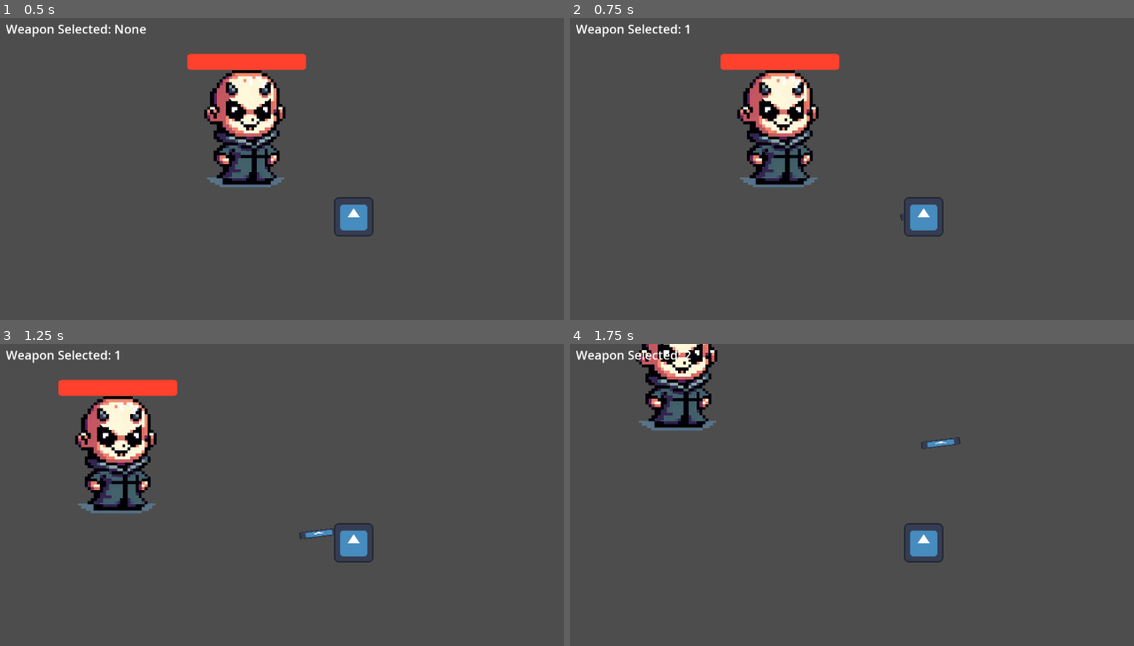
Above: before the commit, frames 1-4 (two rows, left to right).
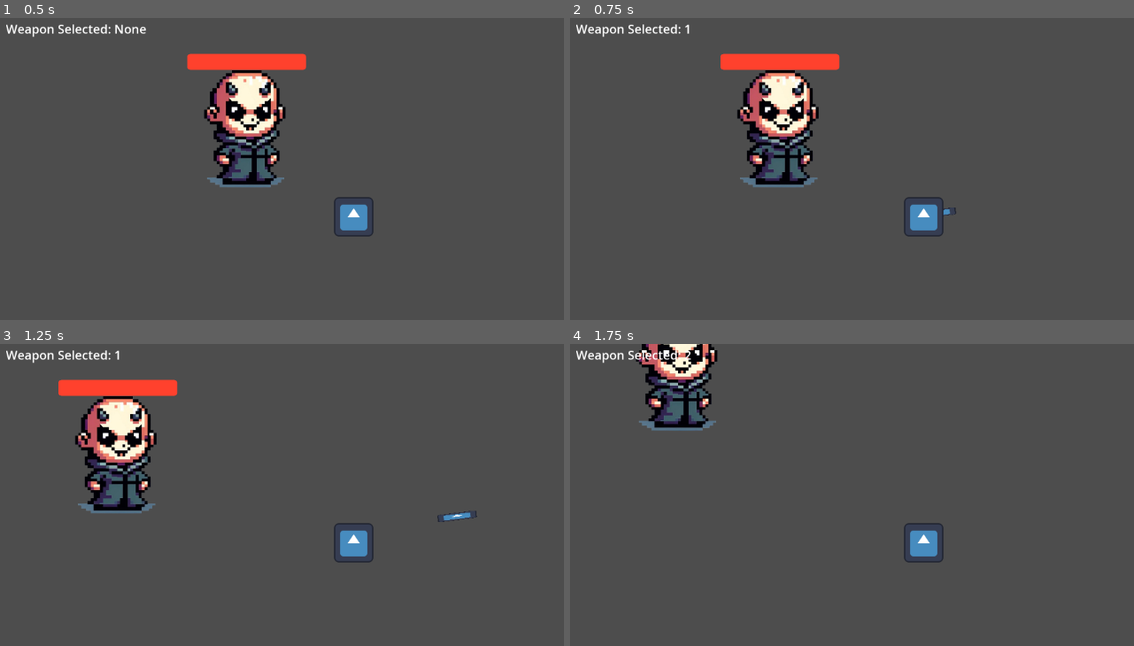
Above: after the commit, the same moments.

Repository: seanpen00/BossRushJam2024
Game: Godot game, scene res://Scenes/main_game.tscn
Two runs of this game, one before a commit and one after it. Both use one fixed random seed, a clock stepped at 60 frames per second and the inputs below. The engine's default icon, where the game draws it, is replaced by a stand-in: a white triangle on a blue panel in a dark square.
Inputs (mouse positions are in pixels of both pictures, inside the frame that each line leads up to):
- Up to frame 1 (0.5 s): no input
- Up to frame 2 (0.75 s): tap Enter at 0.5 s; move the mouse to (1077, 196) at 0.52 s; hold D (move_right) from 0.53 s (still down); hold 1 (weapon_1) from 0.53 s (still down); click (1077, 196) at 0.67 s
- Up to frame 3 (1.25 s): keep holding D (move_right); keep holding 1 (weapon_1)
- Up to frame 4 (1.75 s): move the mouse to (784, 561) at 1.27 s; release D (move_right) at 1.28 s; release 1 (weapon_1) at 1.28 s; hold S (move_down) from 1.28 s (still down); tap 2 (weapon_2) at 1.35 s

Frame 1 is identical in both runs. In frame 2, less than 0.1% of the frame differs, in the area x 58-69%, y 62-68%; in frame 3, 0.2%, in the area x 53-85%, y 55-65%; in frame 4, 0.1%.

Commit message:
Changed pebble stats

Diff:
--- a/Scenes/Weapons/Pebble/pebble.tscn
+++ b/Scenes/Weapons/Pebble/pebble.tscn
@@ -1,10 +1,16 @@
-[gd_scene load_steps=4 format=3 uid="uid://rif2jvcdmsuv"]
+[gd_scene load_steps=5 format=3 uid="uid://rif2jvcdmsuv"]
 
 [ext_resource type="Script" path="res://Scenes/Weapons/Pebble/pebble.gd" id="1_b5ucd"]
 [ext_resource type="Texture2D" uid="uid://kq7ikk4u2d5b" path="res://Scenes/Weapons/Pebble/pebble.png" id="1_tqvtr"]
 
 [sub_resource type="CircleShape2D" id="CircleShape2D_shsr1"]
 radius = 65.0308
+
+[sub_resource type="Curve2D" id="Curve2D_xn3qx"]
+_data = {
+"points": PackedVector2Array(0, 0, 0, 0, 95.3596, -1.78947, 0, 0, 0, 0, 210.926, -186.526, 0, 0, 0, 0, 318.845, -220.395, 0, 0, 0, 0, 453.106, -210.132, 0, 0, 0, 0, 521.936, -166)
+}
+point_count = 5
 
 [node name="Pebble" type="Area2D"]
 script = ExtResource("1_b5ucd")
@@ -17,3 +23,13 @@
 [node name="CollisionShape2D" type="CollisionShape2D" parent="."]
 position = Vector2(-1, 0)
 shape = SubResource("CircleShape2D_shsr1")
+
+[node name="Path2D" type="Path2D" parent="."]
+position = Vector2(-114.22, 4.74359)
+scale = Vector2(1.17681, 0.974359)
+curve = SubResource("Curve2D_xn3qx")
+
+[node name="PathFollow2D" type="PathFollow2D" parent="Path2D"]
+position = Vector2(95.3596, -1.78947)
+rotation = -1.01178
+loop = false
--- /dev/null
+++ b/augments.gd
@@ -0,0 +1,3 @@
+extends Node
+
+# Increase Damage
--- a/project.godot
+++ b/project.godot
@@ -21,6 +21,7 @@
 GameSignals="*res://game_signals.gd"
 BossStats="*res://boss_stats.gd"
 Weapons="*res://weapons.gd"
+Augments="*res://augments.gd"
 
 [input]
 
--- a/weapons.gd
+++ b/weapons.gd
@@ -2,9 +2,9 @@
 
 # BULLET
 var BULLET_PROJECTILE : PackedScene = preload("res://Scenes/Weapons/Bullet/bullet.tscn")
-var BULLET_DAMAGE : int = 5
+var BULLET_DAMAGE : int = 3
 var BULLET_RANGE : int = 1000
-var BULLET_SPEED : int = 400
+var BULLET_SPEED : int = 1200
 # On Pick-up (value for player)
 var BULLET_COOLDOWN : float = .5
 
